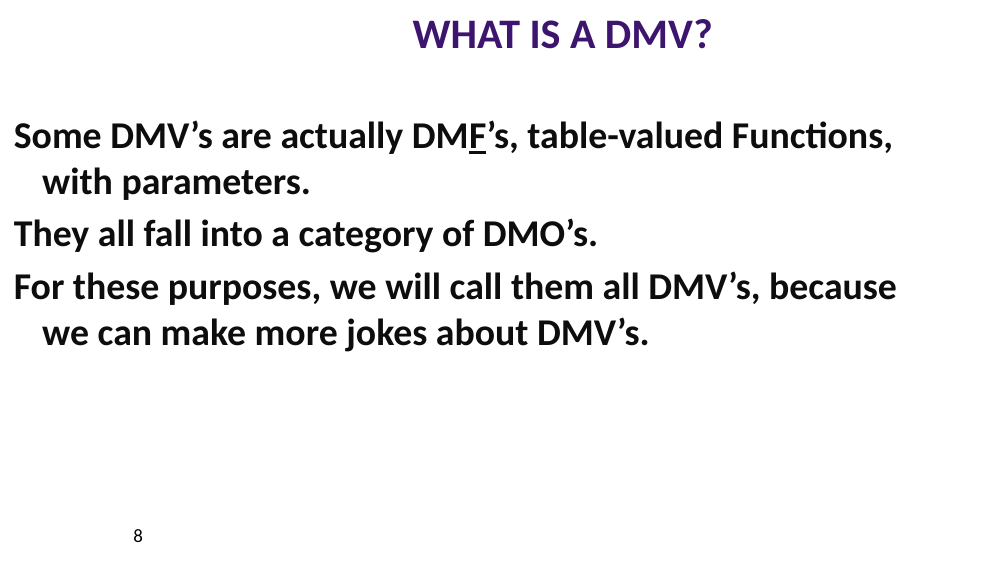
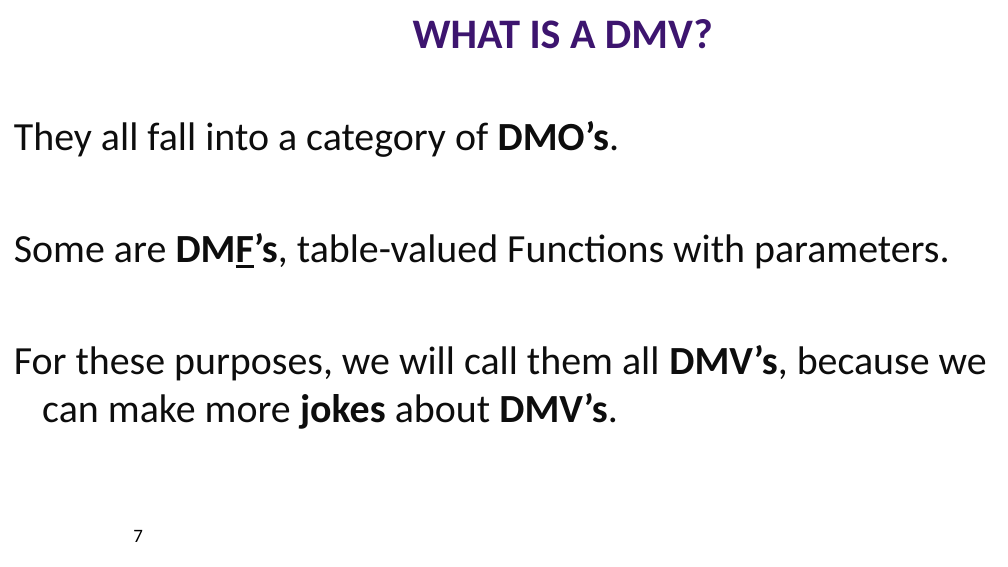
Before and after one commit to williamadba/Public-Presentations, a slide deck: slide 7 of HASSUG/DBA Best Practices with DMVs.pptx (slide 8 before the commit). Drawn at 1008x567 pixels with LibreOffice and Linux fonts; fonts in the diff are those of the drawing; background and template pictures are left out. Boxes give left, top, right and bottom in pixels: in the first picture for what was removed or moved away, otherwise in the second. Text is boxed around its words. In the diff, an @@ line names an element or a change of style, - is before the commit and + after.

```diff
--- a/HASSUG/DBA Best Practices with DMVs.pptx
+++ b/HASSUG/DBA Best Practices with DMVs.pptx
@@ text at bbox=[14, 120, 893, 200]: paragraph removed @@
-Some DMV’s are actually DMF’s, table-valued Functions, with parameters.
@@ text at bbox=[14, 121, 987, 429]: size 36 to 38 pt, bold off in "They all fall into a category of ...", "For these purposes, we will call them ..." @@
@@ text at bbox=[14, 233, 949, 269]: paragraph added @@
+Some are DMF’s, table-valued Functions with parameters.
@@ page number at bbox=[133, 530, 143, 542]: text changed @@
-8
+7
```
Also in this commit, not shown: 16 other slides changed, 7 slides added, 2 slides removed.
